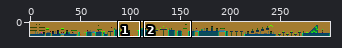
Sprite sheet -- resources/levels/1.png. Above, an overview of the earlier version with the close-up marked.
Close-up. First the earlier version:
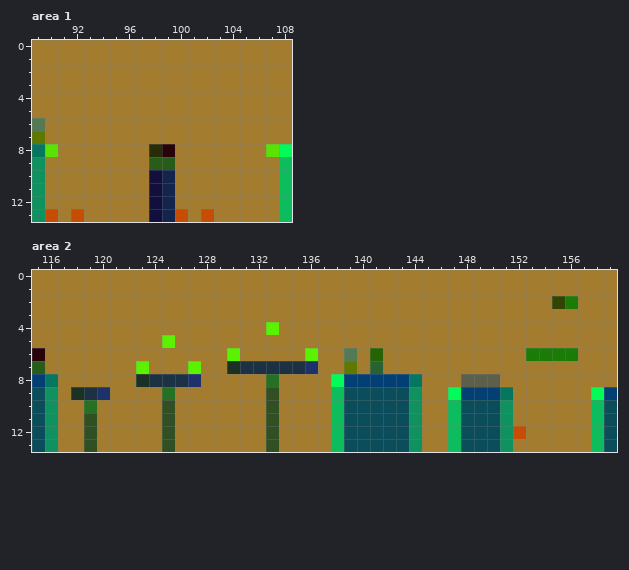
The file is 300x14 pixels. Colours within 5 levels of each other are drawn and written as one. Shown: area 1: x 89..108, y 0..13; area 2: x 115..159, y 0..13. The commit also changed other parts of the picture, which this record leaves out.
And afterwards:
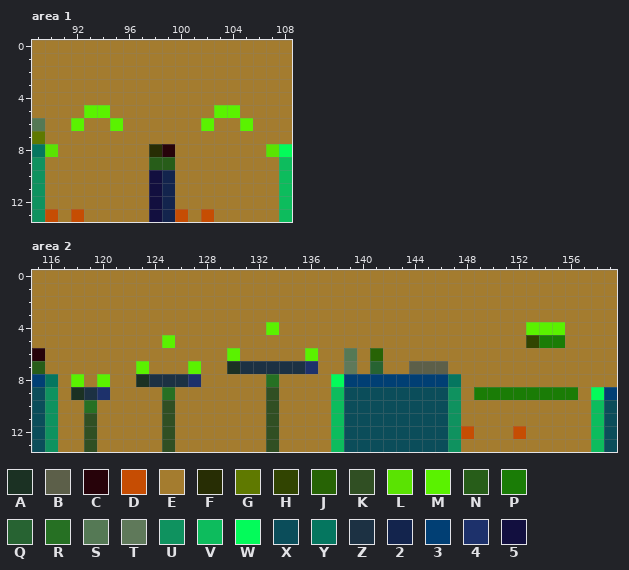
Palette (. is transparent): A #1b3123  B #5c5f49  C #27030a  D #c64d03  E #a47c2f  F #272d04  G #5f7900  H #314401  J #276305  K #304f23  L #5ae302  M #5af200  N #275d19  P #1a7c06  Q #276332  R #267023  S #557955  T #5f795a  U #0f925f  V #0dbc5d  W #03fb5a  X #0b4d5a  Y #05765f  Z #1c3143  2 #13244d  3 #013f74  4 #1d316b  5 #120f3f
Changes in this commit:
Changed rows in their new state; - is an unchanged pixel.
Area 1:
first column x 92:
 5 -MM--------MM-
 6 M--M------M--M
Area 2:
first column x 118:
 2 -------------------------------------EE
 4 -----------------------------------MMM-
 5 -----------------------------------HPP-
 6 -----------------------------------EEEE
 7 ---------------------T----BBB----------
 8 M-M-----------------------333YEEE------
 9 --------------------------XXXUEPPPPPPPP
10 --------------------------XXXUEEEE-----
11 --------------------------XXXUEEEE-----
12 --------------------------XXXUDEEE-----
13 --------------------------XXXUEEEE-----
Boxes around the changes in both close-ups, in picture pixels (x1, y1, x2, y2):
changed: (71, 105, 123, 131)
changed: (201, 105, 253, 131)
changed: (344, 296, 578, 452)
changed: (71, 374, 110, 387)
